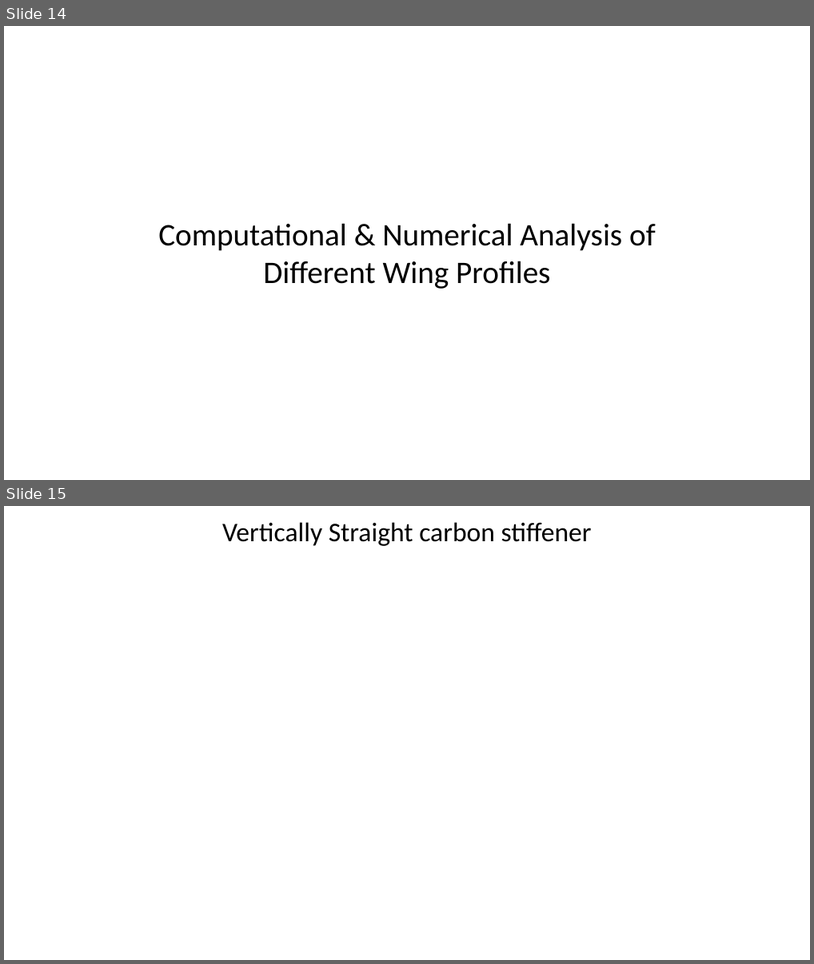
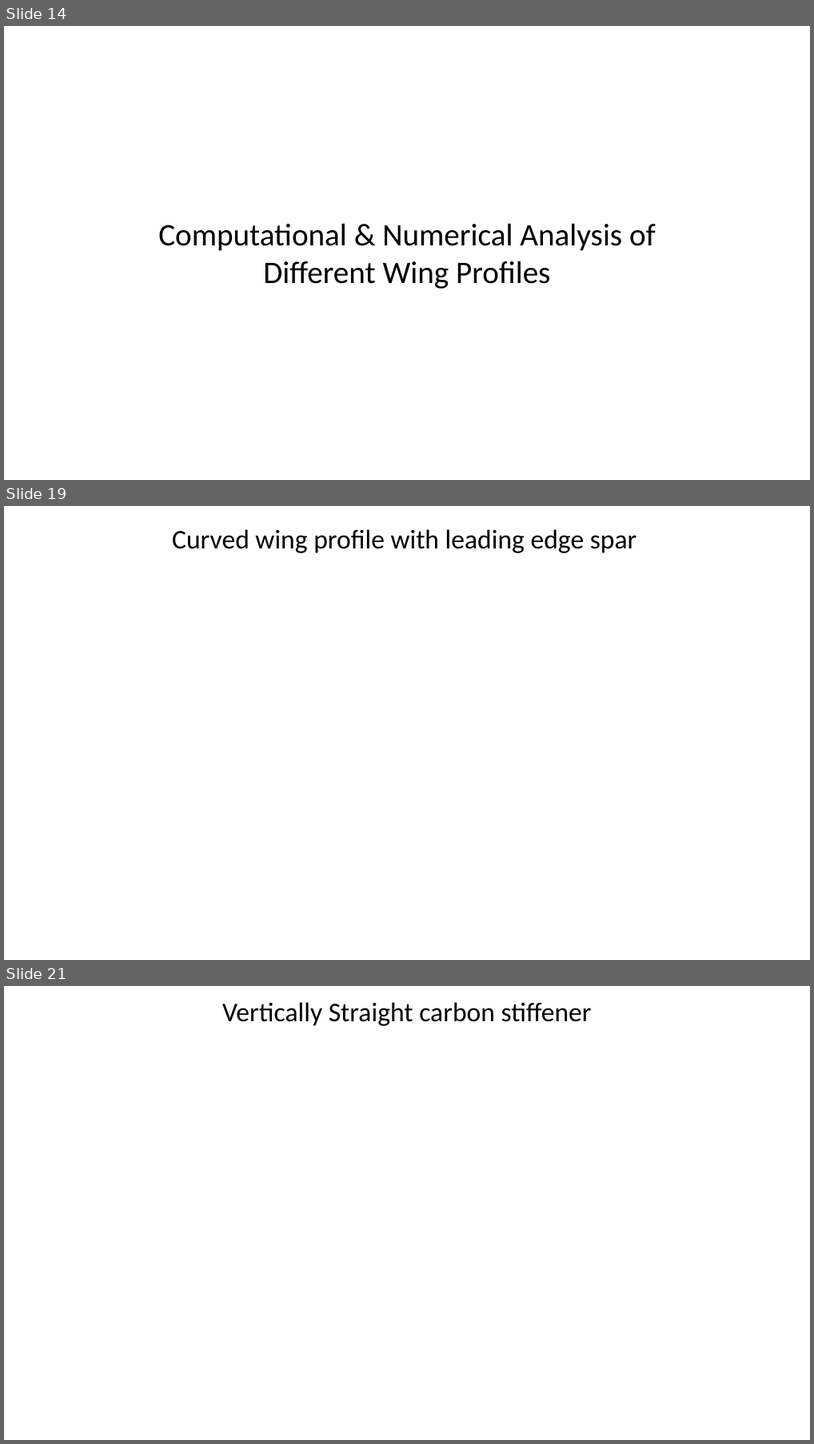
Before and after one commit to AnoopPatel582/Internship_Project-Flapping_Wing_Design, a slide deck: Flapping wing design/Wing_Morphology.pptx. Shown one above the other, each under a label of ours: slides 14 and 15 before the commit, slides 14, 19 and 21 after it; the slides between them are not shown. The pictures are 814x964 and 814x1444 pixels, drawn with LibreOffice and Linux fonts; fonts in the diff are those of the drawing; background and template pictures are left out. Boxes give left, top, right and bottom in pixels: in the first picture for what was removed or moved away, otherwise in the second. Text is boxed around its words. In the diff, an @@ line names an element or a change of style, - is before the commit and + after.

```diff
--- a/Flapping wing design/Wing_Morphology.pptx
+++ b/Flapping wing design/Wing_Morphology.pptx
@@ slide 19 added at [4,506,810,960], background picture (left out) @@
@@ text added at [172,529,638,553], 24 pt, text #000000 @@
+Curved wing profile with leading edge spar
@@ what was slide 15 is now slide 21 @@
```
Also in this commit, not shown: 10 other slides added, 14 other files.
